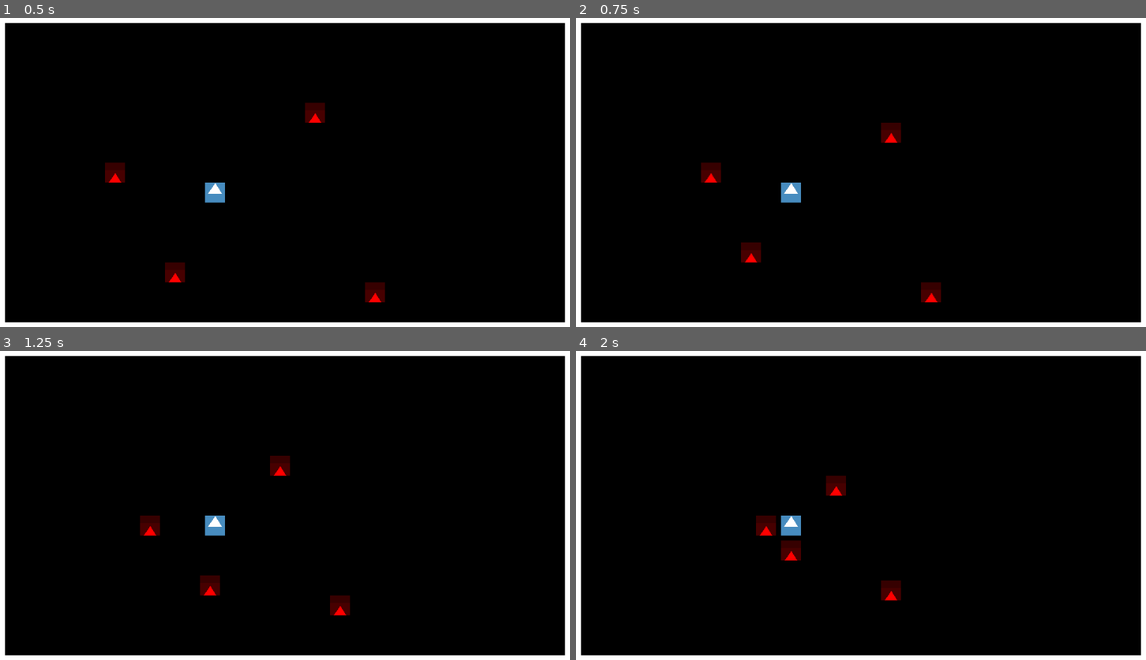
Above: before the commit, frames 1-4 (two rows, left to right).
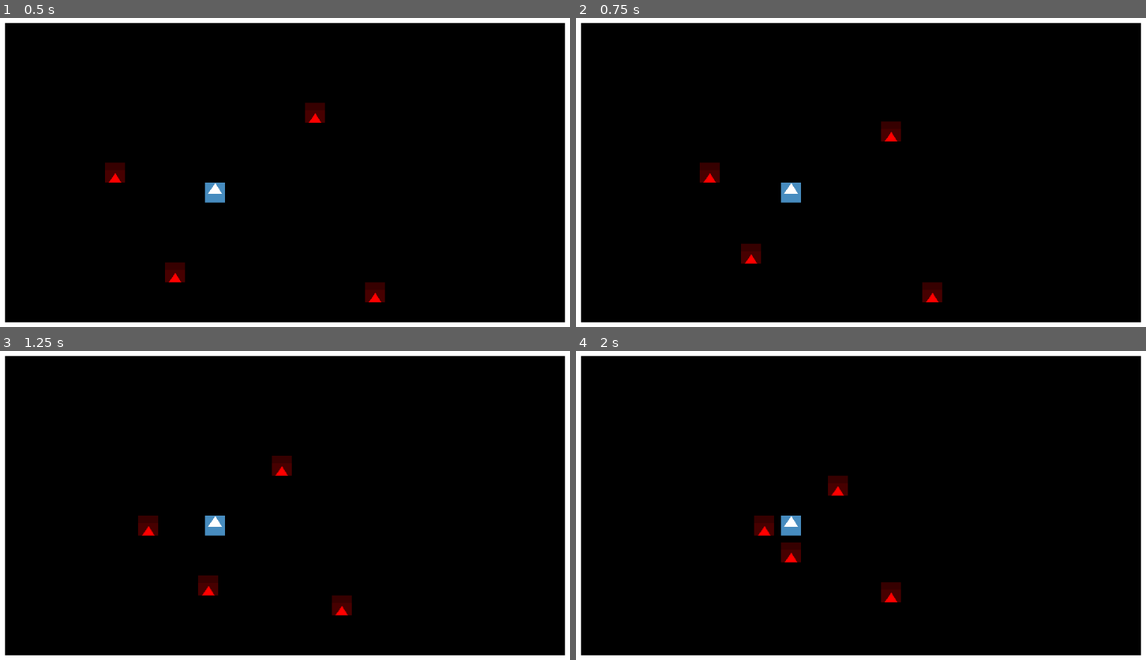
Above: after the commit, the same moments.

Repository: deengames-prototypes/roguelike-base
Game: Godot game, scene res://contexts/core/scenes/CoreGameScene.tscn
Same seed, same stepped clock (60 frames per second), same inputs: the game is played once before the commit and once after it. The engine's default icon, where the game draws it, is replaced by a stand-in: a white triangle on a blue panel in a dark square.
Inputs:
- Up to frame 1 (0.5 s): no input
- Up to frame 2 (0.75 s): tap Enter (ui_accept) at 0.5, 0.6 s
- Up to frame 3 (1.25 s): tap Enter (ui_accept) at 0.77, 1.07 s
- Up to frame 4 (2 s): tap Enter (ui_accept) at 1.35, 1.52, 1.82 s

Frame 1 is identical in both runs. In frame 2, 0.2% of the frame differs, in the area x 21-65%, y 33-93%; in frame 3, 0.3%; in frame 4, 0.3%, in the area x 31-57%, y 40-82%.

Commit message:
Refactor: extract tweener code

Diff:
--- /dev/null
+++ b/source/contexts/core/scripts/ActionTweener.gd
@@ -0,0 +1,16 @@
+class_name ActionTweener
+extends Node
+
+const MOVE_TIME_SECONDS:float = 0.25
+const TILE_SIZE:int = 32
+
+static func move(tween:Tween, entity:BaseEntity, destination:Vector2) -> Tween:
+	tween.tween_property(entity, "position", destination, MOVE_TIME_SECONDS)#.set_trans(Tween.TRANS_SINE)
+	return tween
+
+static func attack(tween:Tween, entity:Node2D, direction:Vector2) -> void:
+	direction = direction.normalized()
+
+	tween.tween_property(entity, "position", entity.position + (direction * TILE_SIZE/2), 0.1)
+	tween.finished.connect(func():
+		tween.tween_property(entity, "position", entity.position - (direction * TILE_SIZE/2), 0.1))
--- a/source/contexts/core/scripts/BaseEntity.gd
+++ b/source/contexts/core/scripts/BaseEntity.gd
@@ -1,7 +1,6 @@
 class_name BaseEntity
 extends Area2D
 
-const MOVE_TIME_SECONDS:float = 0.25
 const TILE_SIZE:int = 32
 
 var is_moving:bool = false
@@ -28,8 +27,7 @@
 		return false
 
 	moving_next_turn.set_at(tile_destination, self)
-	var tween = create_tween()
-	tween.tween_property(self, "position", destination, MOVE_TIME_SECONDS).set_trans(Tween.TRANS_SINE)
+	var tween = ActionTweener.move(create_tween(), self, destination)
 
 	is_moving = true
 	pre_move()
